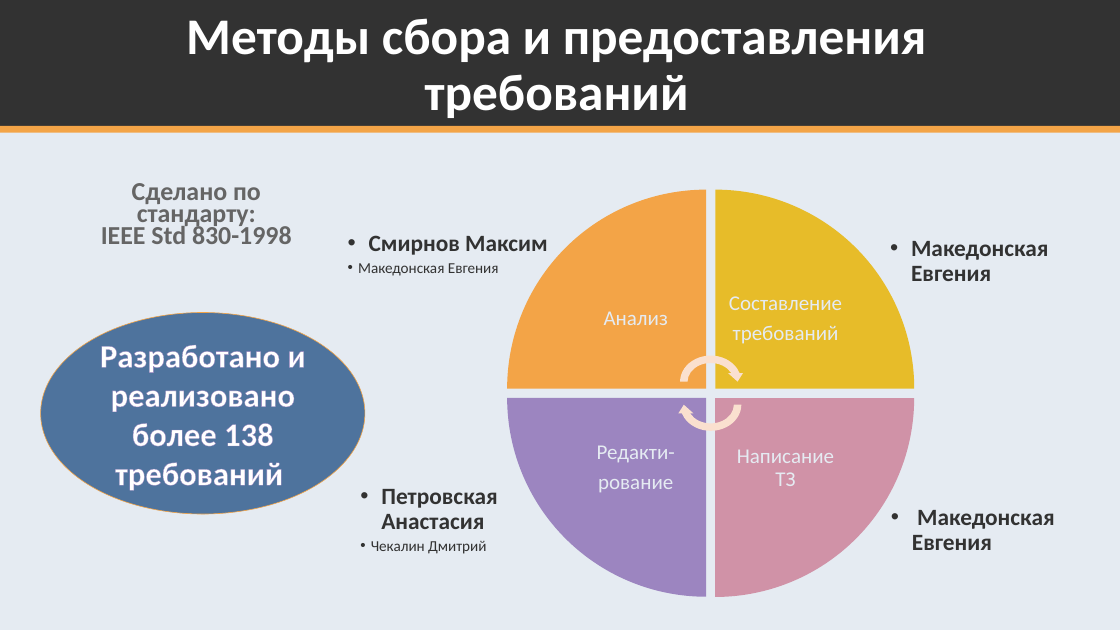
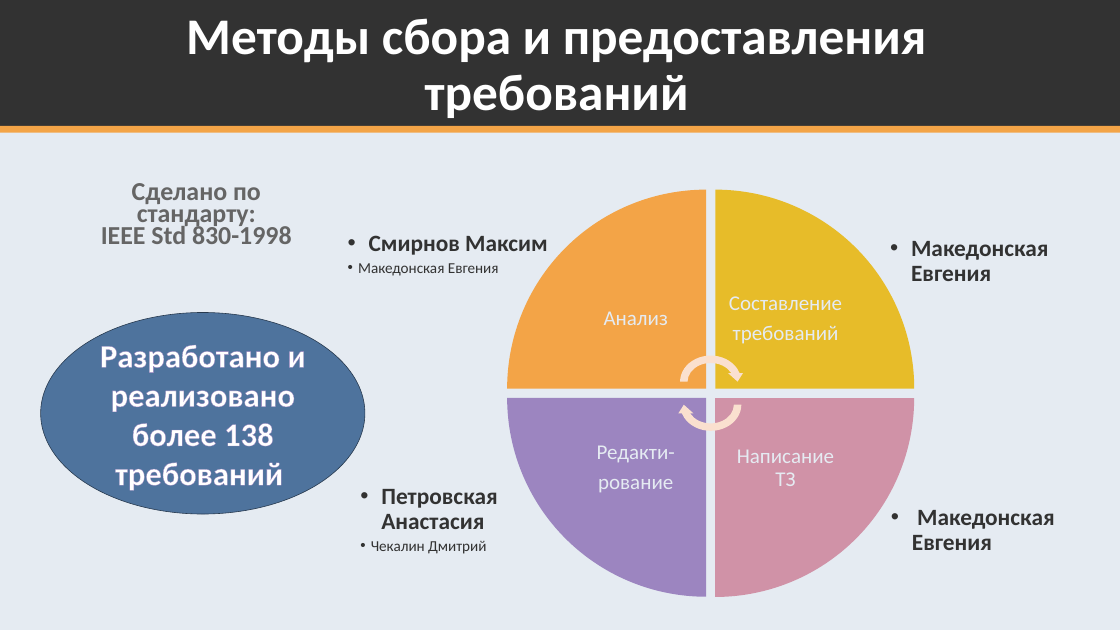
Before and after one commit to K224/TPKS, a slide deck: slide 6 of k224-docs/Презентация ко 2 релизу.pptx. Drawn at 1120x630 pixels with LibreOffice and Linux fonts; fonts in the diff are those of the drawing. Boxes give left, top, right and bottom in pixels: in the first picture for what was removed or moved away, otherwise in the second. Text is boxed around its words. In the diff, an @@ line names an element or a change of style, - is before the commit and + after.

```diff
--- a/k224-docs/Презентация ко 2 релизу.pptx
+++ b/k224-docs/Презентация ко 2 релизу.pptx
@@ ellipse "Разработано и реализовано более 138 ..." at (40, 313, 365, 514): outline #F3A447 0.5 pt to #27394E 0.5 pt @@
```
Also in this commit, not shown: 1 other slide changed, 1 slide added.
